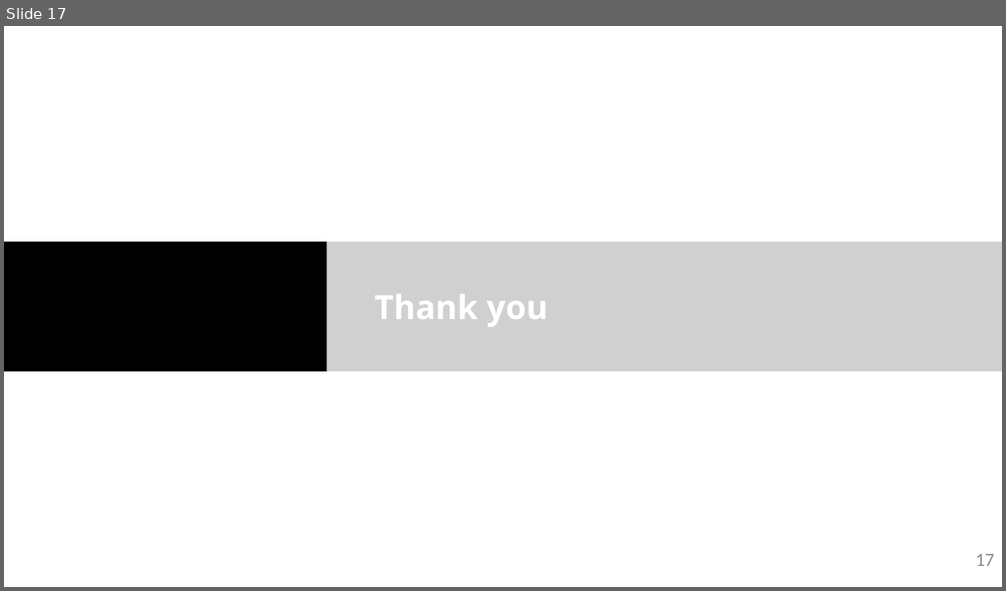
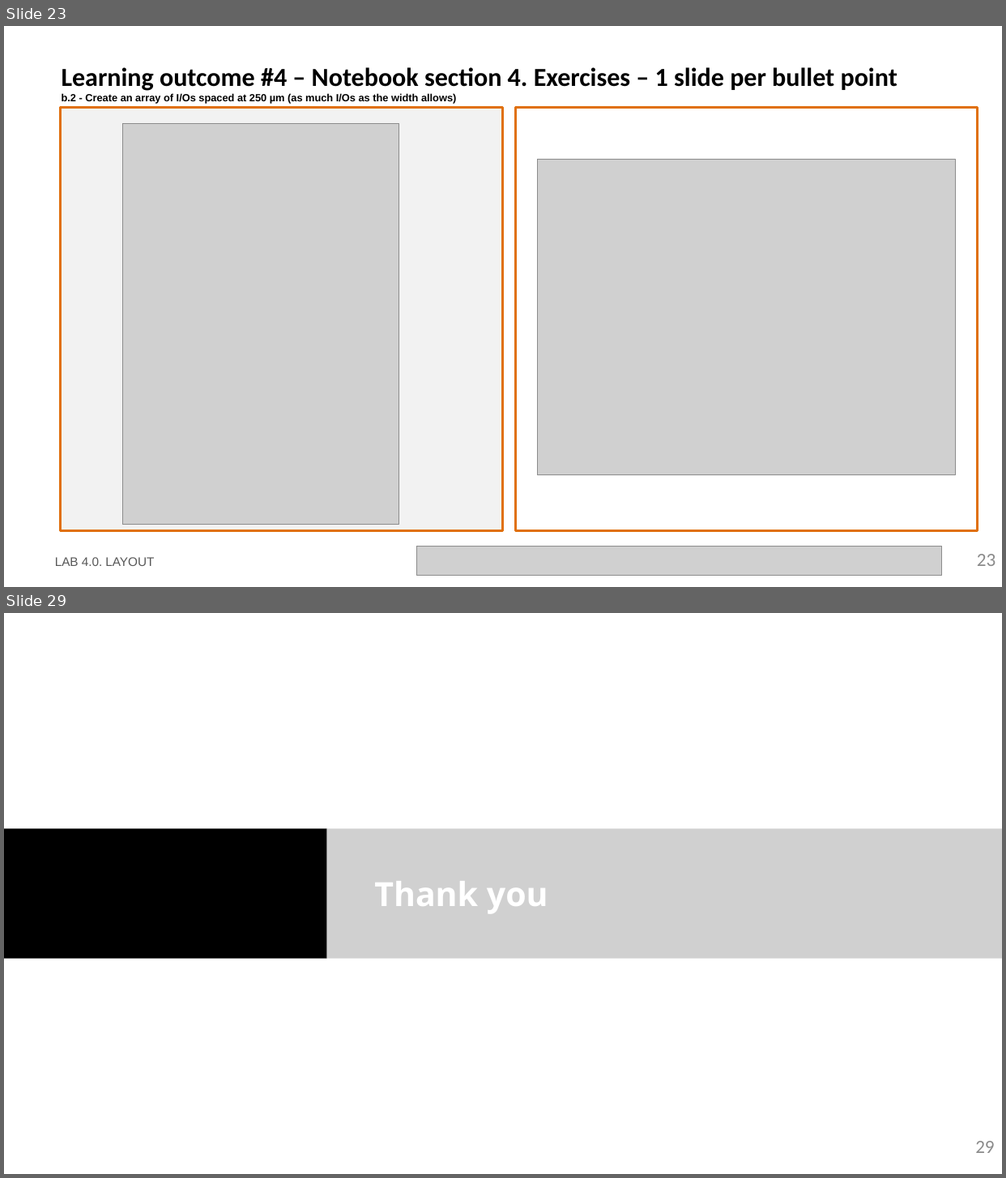
Before and after one commit to Japeacru/cifoin-lab4, a slide deck: LabBook_40.pptx. Shown one above the other, each under a label of ours: slide 17 before the commit, slides 23 and 29 after it; the slides between them are not shown. The pictures are 1006x591 and 1006x1178 pixels, drawn with LibreOffice and Linux fonts; fonts in the diff are those of the drawing; grey boxes stand for pictures; background and template pictures are left out. Boxes give left, top, right and bottom in pixels: in the first picture for what was removed or moved away, otherwise in the second. Text is boxed around its words. In the diff, an @@ line names an element or a change of style, - is before the commit and + after.

```diff
--- a/LabBook_40.pptx
+++ b/LabBook_40.pptx
@@ slide 23 added at [4,26,1002,587], background #FFFFFF @@
@@ title added at [62,67,897,109], 10 pt, text #000000, bold @@
+Learning outcome #4 – Notebook section 4. Exercises – 1 slide per bullet point
+b.2 - Create an array of I/Os spaced at 250 µm (as much I/Os as the width allows)
+- b.3 - Create a cell component of this die, with I/Os accessible to connect
@@ rectangle added at [60,107,503,531], fill #F2F2F2, outline #E0700D 2.25 pt @@
@@ rectangle added at [515,107,978,531], outline #E0700D 2.25 pt @@
@@ picture added at [122,123,398,525] @@
@@ picture added at [537,160,956,476] @@
@@ text added at [55,557,154,566], 12 pt, text #585858 @@
+LAB 4.0. LAYOUT
@@ picture added at [417,546,942,576] @@
@@ page number added at [977,554,995,566], 18 pt, text #8C8C8C @@
+23
@@ what was slide 17 is now slide 29 @@
@@ page number at [975,1141,994,1153]: text changed @@
-17
+29
```
Also in this commit, not shown: 1 slide changed, 11 other slides added, 1 other file.
